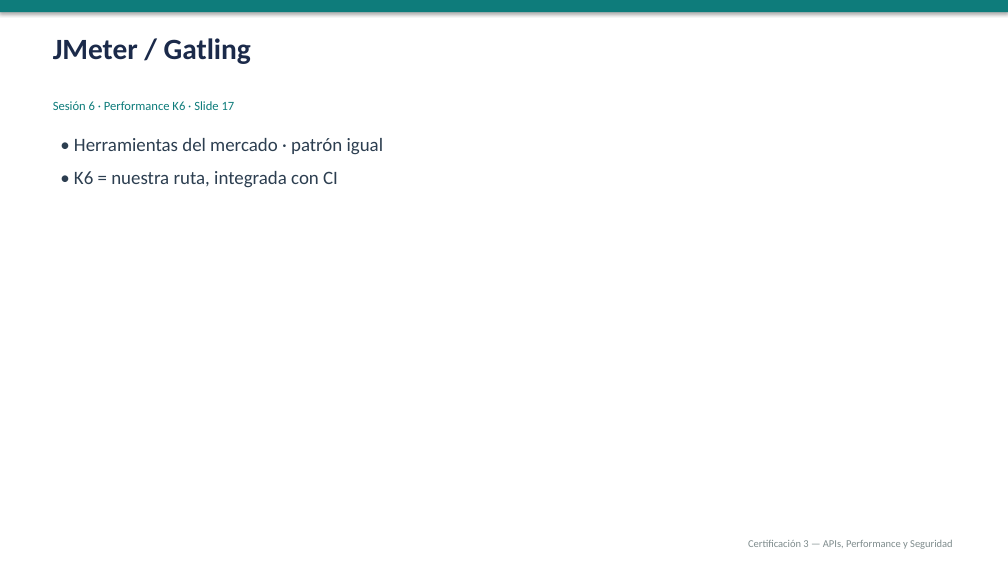
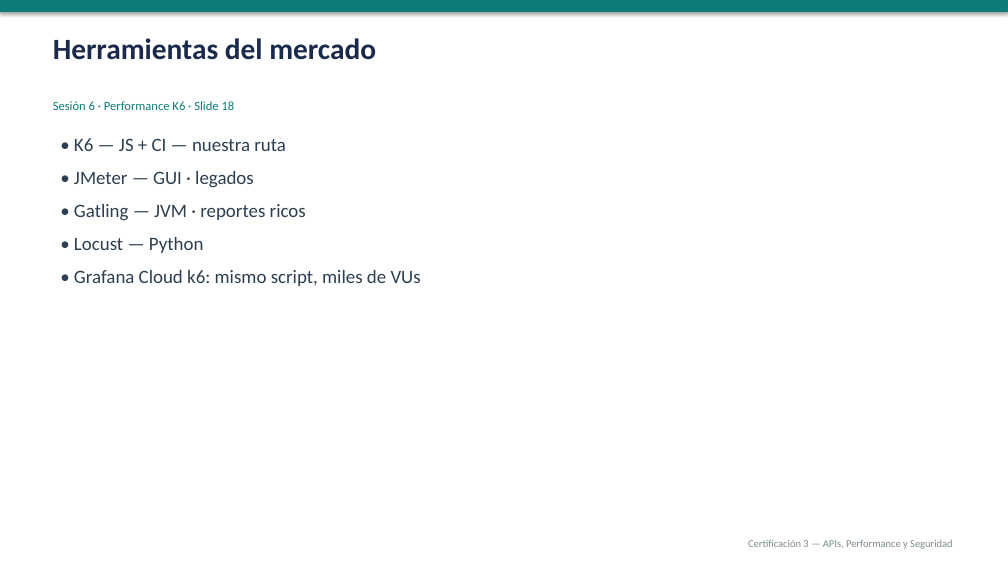
Before and after one commit to gbarandica/qa-automation-certification-3, a slide deck: slide 18 of sesiones/sesion-06/sesion-06.pptx (slide 17 before the commit). Drawn at 1008x567 pixels with LibreOffice and Linux fonts; fonts in the diff are those of the drawing. Boxes give left, top, right and bottom in pixels: in the first picture for what was removed or moved away, otherwise in the second. Text is boxed around its words. In the diff, an @@ line names an element or a change of style, - is before the commit and + after.

Commit message:
feat: agregar laboratorio de performance con K6 (Sesión 6)

```diff
--- a/sesiones/sesion-06/sesion-06.pptx
+++ b/sesiones/sesion-06/sesion-06.pptx
@@ text at (53,38,376,60): text changed @@
-JMeter / Gatling
+Herramientas del mercado
@@ text at (53,101,235,110): text changed @@
-Sesión 6 · Performance K6 · Slide 17
+Sesión 6 · Performance K6 · Slide 18
@@ text at (74,138,421,286): text changed @@
-• Herramientas del mercado · patrón igual
-• K6 = nuestra ruta, integrada con CI
+• K6 — JS + CI — nuestra ruta
+• JMeter — GUI · legados
+• Gatling — JVM · reportes ricos
+• Locust — Python
+• Grafana Cloud k6: mismo script, miles de VUs
```
Also in this commit, not shown: 19 other slides changed, 16 other files.
